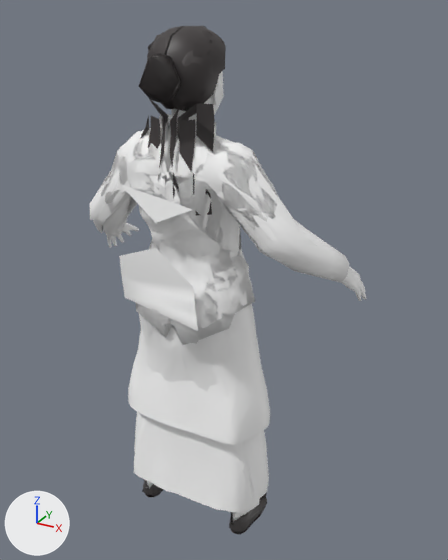
The glTF model assets/humans/child_f.glb as it was, and as the next commit left it.
Rendered twice from a 50 mm camera at (0.777, -1.224, 1.381) aimed at (0.042, 0.113, 0.713). Every picture has the same lights, and +X, +Y and +Z are marked at lower left. The first picture is the older version. Vertices at exactly the same position are counted once.

In view in the first picture: 'L1_hair_bun', 'L1_kameez', 'L1_kameez_skirt', 'L1_lungi', 'L1_pallu', 'L1_saree', 'L1_shirt_full', 'L1_shirt_out', 'L2_kameez_skirt', 'L2_lungi', 'L2_pallu', 'L2_saree', 'L2_shirt_full' and 20 more.
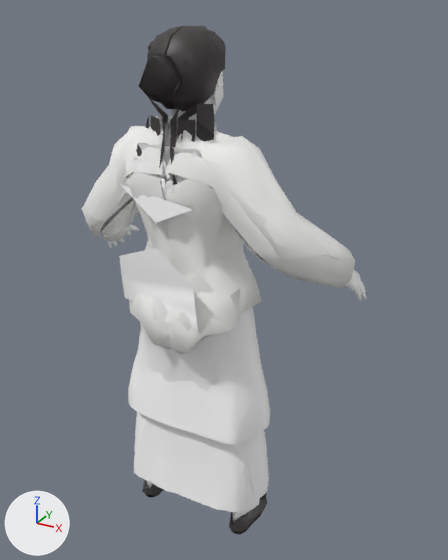
Diff of the bpy script that builds the scene:
```diff
--- a/assets/humans/child_f.glb.py
+++ b/assets/humans/child_f.glb.py
@@ me_l1_blouse @@
 # used by ob_l1_blouse; location = (0.0, 0.0, 0.0)
-me_l1_blouse.from_pydata(...)  # 222 vertices, 388 faces; spans x -0.235..0.235, y -0.076..0.123, z 0.791..1.111
-me_l1_blouse.materials.append(mat_defaultmaterial_019)
+me_l1_blouse.from_pydata(...)  # 220 vertices, 388 faces; spans x -0.235..0.235, y -0.075..0.123, z 0.791..1.106
+# me_l1_blouse part 1
+# 56 vertices are removed from x -0.118..0.221, y -0.076..0.102, z 0.911..1.111
+# 146 faces are deleted
+# 6 vertices move from x 0.0..0.112, y -0.069..0.054, z 1.0..1.111 to x 0.0..0.114, y -0.069..0.044, z 0.992..1.106
+# 55 vertices are added at x -0.119..0.21, y -0.075..0.091, z 0.914..1.106
+# 147 new faces join them
+# other edits to the shape of me_l1_blouse do not show in these pictures
+me_l1_blouse.materials.append(mat_defaultmaterial_020)
@@ me_l1_kameez @@
 # used by ob_l1_kameez; location = (0.0, 0.0, 0.0)
-me_l1_kameez.from_pydata(...)  # 278 vertices, 491 faces; spans x -0.251..0.25, y -0.098..0.136, z 0.61..1.114
+me_l1_kameez.from_pydata(...)  # 279 vertices, 492 faces; spans x -0.251..0.25, y -0.098..0.136, z 0.61..1.109
+# me_l1_kameez part 2
+# 51 vertices are removed from x -0.12..0.137, y -0.08..0.124, z 0.935..1.114
+# 131 faces are deleted
+# 6 vertices move from x -0.067..0.108, y -0.081..0.089, z 0.999..1.095 to x -0.069..0.101, y -0.08..0.09, z 0.993..1.105
+# 52 vertices are added at x -0.121..0.136, y -0.08..0.123, z 0.943..1.109
+# 132 new faces join them
+# me_l1_kameez part 3: 360 faces spanning x -0.251..0.25, y -0.098..0.136, z 0.61..1.107 switch from mat_defaultmaterial_022 to mat_defaultmaterial_023
@@ me_l2_labcoat @@
+me_l2_labcoat.from_pydata(...)  # 91 vertices, 141 faces; spans x -0.376..0.383, y -0.116..0.179, z 0.564..1.155
+me_l2_labcoat.materials.append(mat_defaultmaterial_048)
@@ me_l1_labcoat @@
+me_l1_labcoat.from_pydata(...)  # 329 vertices, 570 faces; spans x -0.393..0.391, y -0.115..0.185, z 0.553..1.155
+me_l1_labcoat.materials.append(mat_defaultmaterial_019)
@@ ob_l2_labcoat @@
+ob_l2_labcoat = bpy.data.objects.new('L2_labcoat', me_l2_labcoat)
+ob_l2_labcoat.location = (0.0, 0.0, 0.0)
@@ ob_l1_labcoat @@
+ob_l1_labcoat = bpy.data.objects.new('L1_labcoat', me_l1_labcoat)
+ob_l1_labcoat.location = (0.0, 0.0, 0.0)
```

Pixel boxes (x1, y1, x2, y2) of what changed, in the pictures (448 x 560 px; the box of a moved part takes in the faces that stretch with it):
'L1_labcoat', added
    after: (84, 116, 355, 354)
'L2_labcoat', added
    after: (82, 117, 339, 343)
'L1_kameez', reshaped
    before: (160, 140, 249, 313)
    after: (136, 143, 201, 184)
'L1_blouse', reshaped (not visible before)
    after: (139, 143, 200, 185)
part 2 of me_l1_kameez, moved or reshaped
    before: (160, 140, 249, 176)
    after: (136, 143, 201, 184)
part 3 of me_l1_kameez, recoloured
    before: (207, 239, 239, 313)
'L1_shirt_full', unchanged, covered by the edit
    before: (92, 118, 349, 283)
    after: (100, 118, 217, 233)
'L1_shirt_out', unchanged, covered by the edit
    before: (101, 119, 277, 345)
    after: (165, 119, 215, 337)
'L2_pallu', unchanged, covered by the edit
    before: (126, 114, 252, 324)
    after: (129, 114, 247, 294)
'L2_shirt_full', unchanged, covered by the edit
    before: (90, 120, 317, 266)
    after: (104, 120, 170, 224)
